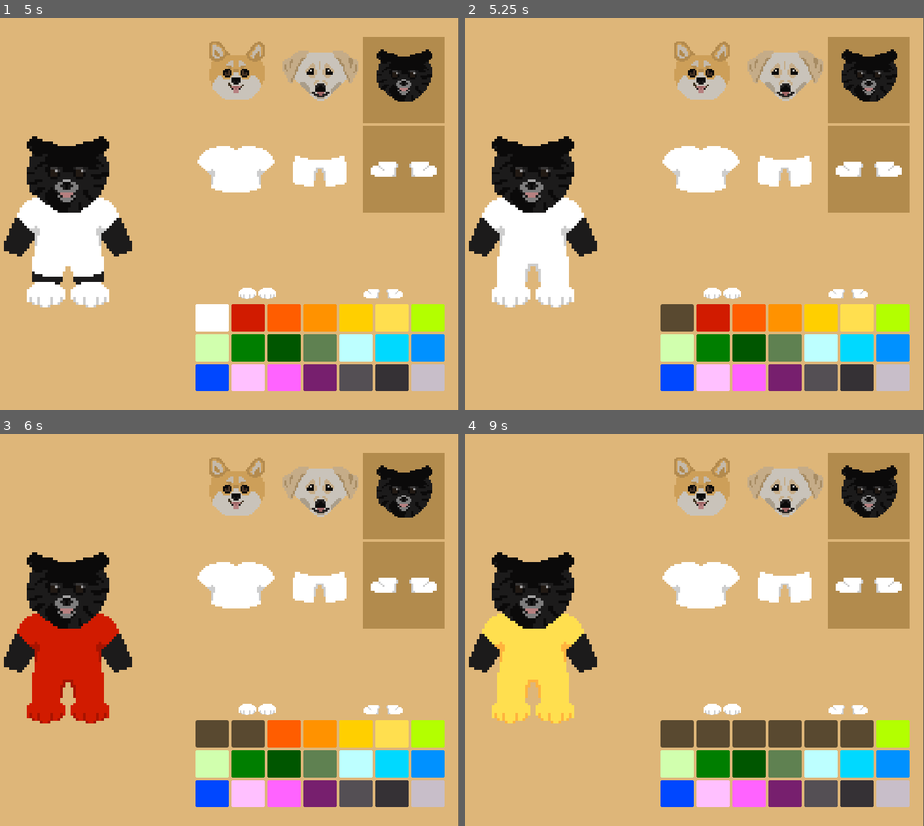
Above: before the commit, frames 1-4 (two rows, left to right).
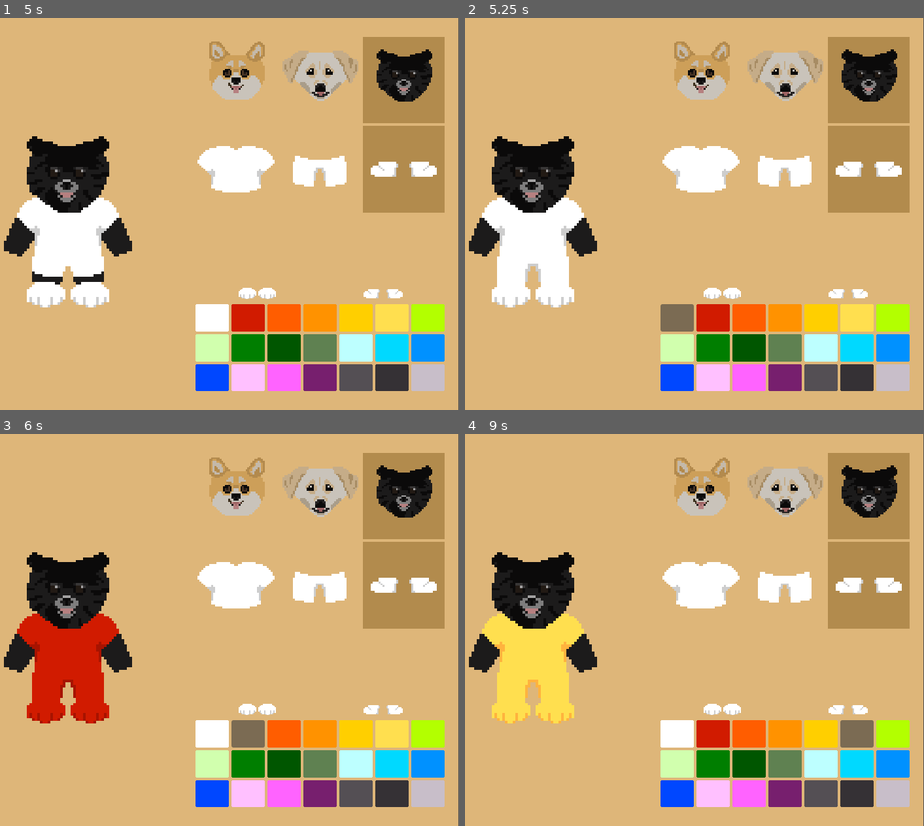
Above: after the commit, the same moments.

Repository: Katie-N/Its-a-Dogs-World
Game: Godot game, scene res://Scenes/Shop/TryOn.tscn
Same seed, same stepped clock (60 frames per second), same inputs: the game is played once before the commit and once after it. The project has no main scene, so this scene is started directly.
Inputs (mouse positions are in pixels of both pictures, inside the frame that each line leads up to):
- Up to frame 1 (5 s): click (234, 80) at 0.5 s; click (321, 80) at 1.25 s; click (403, 80) at 2 s; click (234, 170) at 2.75 s; click (321, 170) at 3.5 s; click (403, 170) at 4.25 s
- Up to frame 2 (5.25 s): click (676, 315) at 5 s
- Up to frame 3 (6 s): click (247, 731) at 5.75 s
- Up to frame 4 (9 s): click (749, 731) at 6.5 s; click (786, 731) at 7.25 s; click (823, 731) at 8 s; click (855, 731) at 8.75 s

Frame 1 is identical in both runs. In frame 2, 0.5% of the frame differs, in the area x 42-50%, y 73-80%; in frame 3, 1.0%; in frame 4, 3.0%, in the area x 42-90%, y 73-80%.

Commit message:
Made color selection buttons not toggled

Diff:
--- a/Scenes/Shop/TryOn.tscn
+++ b/Scenes/Shop/TryOn.tscn
@@ -193,7 +193,6 @@
 size_flags_vertical = 3
 mouse_default_cursor_shape = 2
 theme_override_styles/normal = SubResource("StyleBoxFlat_mjnc6")
-toggle_mode = true
 
 [connection signal="toggled" from="CanvasLayer/CustomizationOptions/Article Of Clothing Selection/ShirtButton" to="." method="_on_shirt_button_toggled"]
 [connection signal="toggled" from="CanvasLayer/CustomizationOptions/Article Of Clothing Selection/PantsButton" to="." method="_on_pants_button_toggled"]
